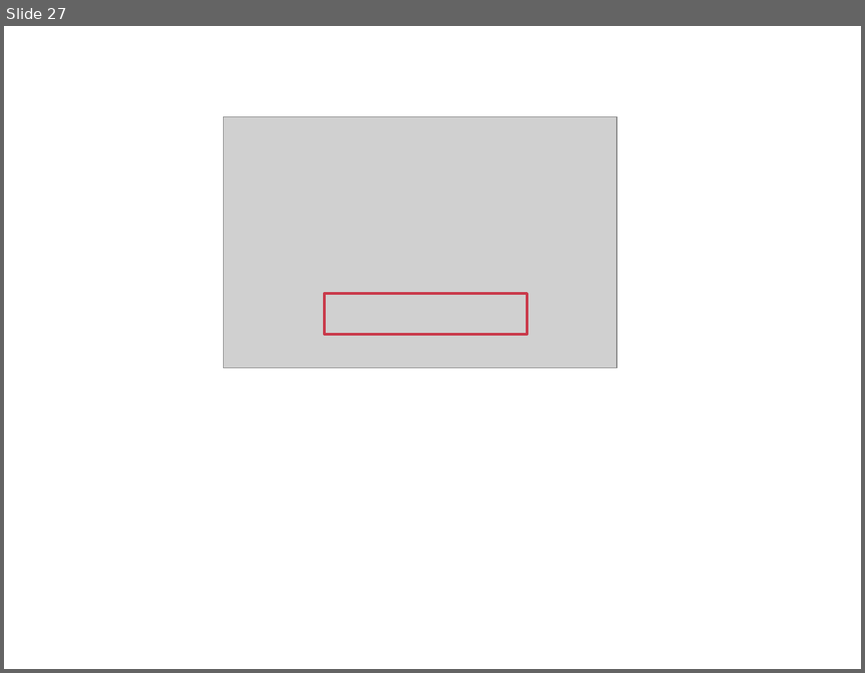
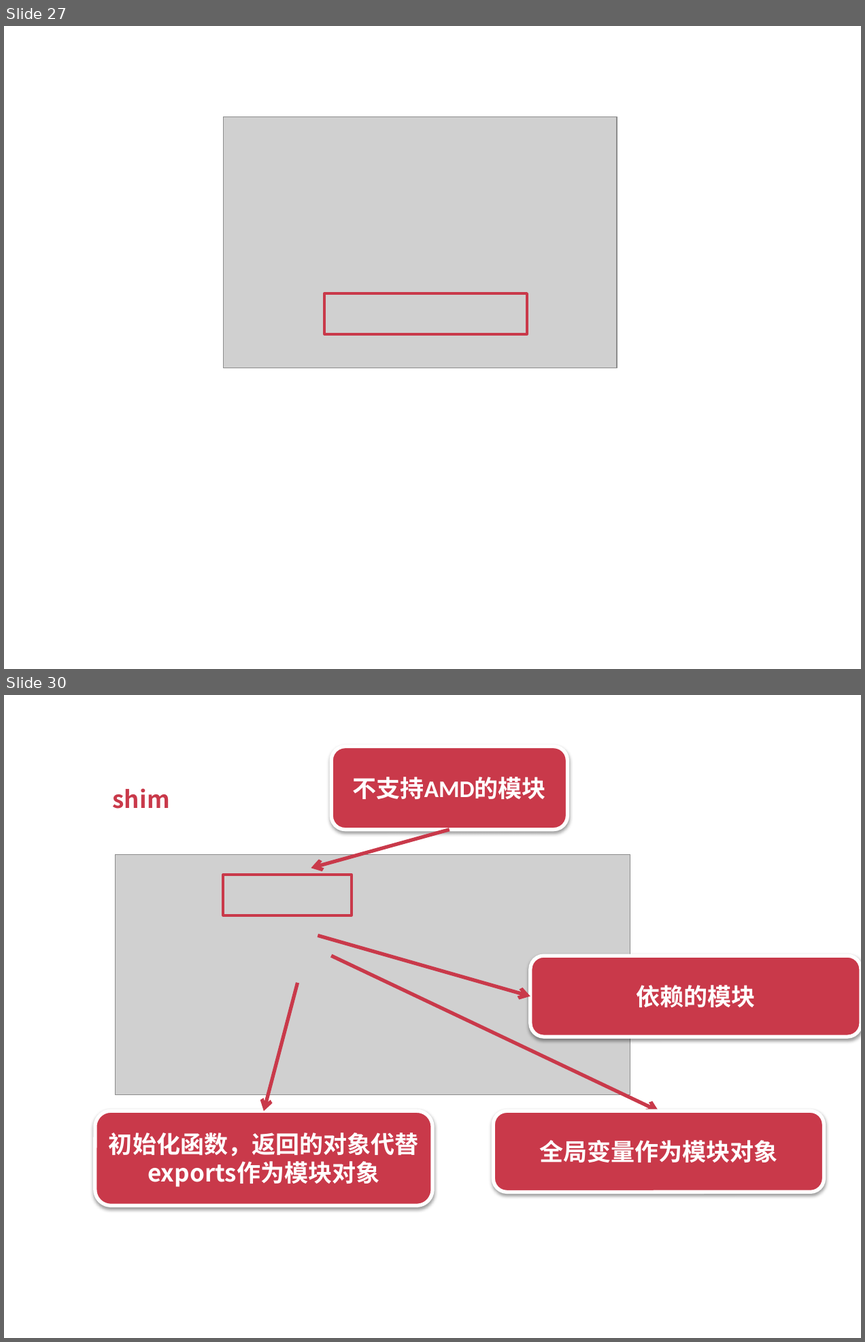
Before and after one commit to silvajs/lecturer, a slide deck: requirejs/doc/requirejs.pptx. Shown one above the other, each under a label of ours: slide 27 before the commit, slides 27 and 30 after it; the slides between them are not shown. The pictures are 865x673 and 865x1342 pixels, drawn with LibreOffice and Linux fonts; fonts in the diff are those of the drawing; grey boxes stand for pictures. Boxes give left, top, right and bottom in pixels: in the first picture for what was removed or moved away, otherwise in the second. Text is boxed around its words. In the diff, an @@ line names an element or a change of style, - is before the commit and + after.

Commit message:
配置不支持amd

```diff
--- a/requirejs/doc/requirejs.pptx
+++ b/requirejs/doc/requirejs.pptx
@@ slide 30 added at box(4, 695, 861, 1338), background #FFFFFF @@
@@ rounded rectangle added at box(331, 747, 568, 830), fill #C9394A, outline #FFFFFF 3 pt, 20 pt, text #FFFFFF, bold @@
+不支持AMD的模块
@@ text added at box(113, 788, 170, 809), 20 pt, text #C9394A, bold @@
+  shim
@@ arrow added from (449, 830) to (311, 868), #C9394A 3 pt @@
@@ picture added at box(116, 854, 630, 1094) @@
@@ rectangle added at box(224, 875, 352, 915), outline #C9394A 2.25 pt @@
@@ arrow added from (317, 936) to (530, 996), #C9394A 3 pt @@
@@ arrow added from (331, 955) to (659, 1110), #C9394A 3 pt @@
@@ rounded rectangle added at box(530, 955, 861, 1036), fill #C9394A, outline #FFFFFF 3 pt, 20 pt, text #FFFFFF, bold @@
+依赖的模块
@@ arrow added from (298, 983) to (264, 1110), #C9394A 3 pt @@
@@ rounded rectangle added at box(95, 1110, 432, 1205), fill #C9394A, outline #FFFFFF 3 pt, 20 pt, text #FFFFFF, bold @@
+初始化函数，返回的对象代替exports作为模块对象
@@ rounded rectangle added at box(493, 1110, 824, 1191), fill #C9394A, outline #FFFFFF 3 pt, 20 pt, text #FFFFFF, bold @@
+全局变量作为模块对象
```
Also in this commit, not shown: 4 other slides added, 6 other files.
